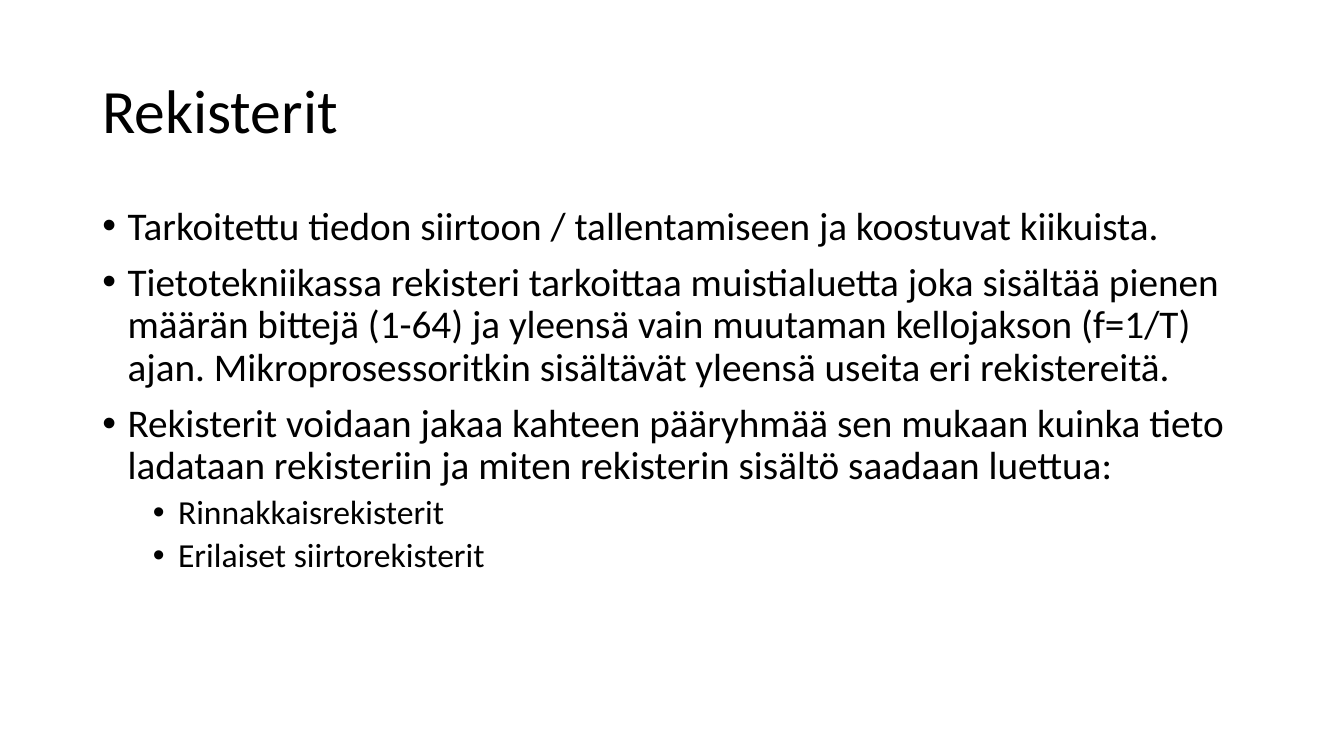
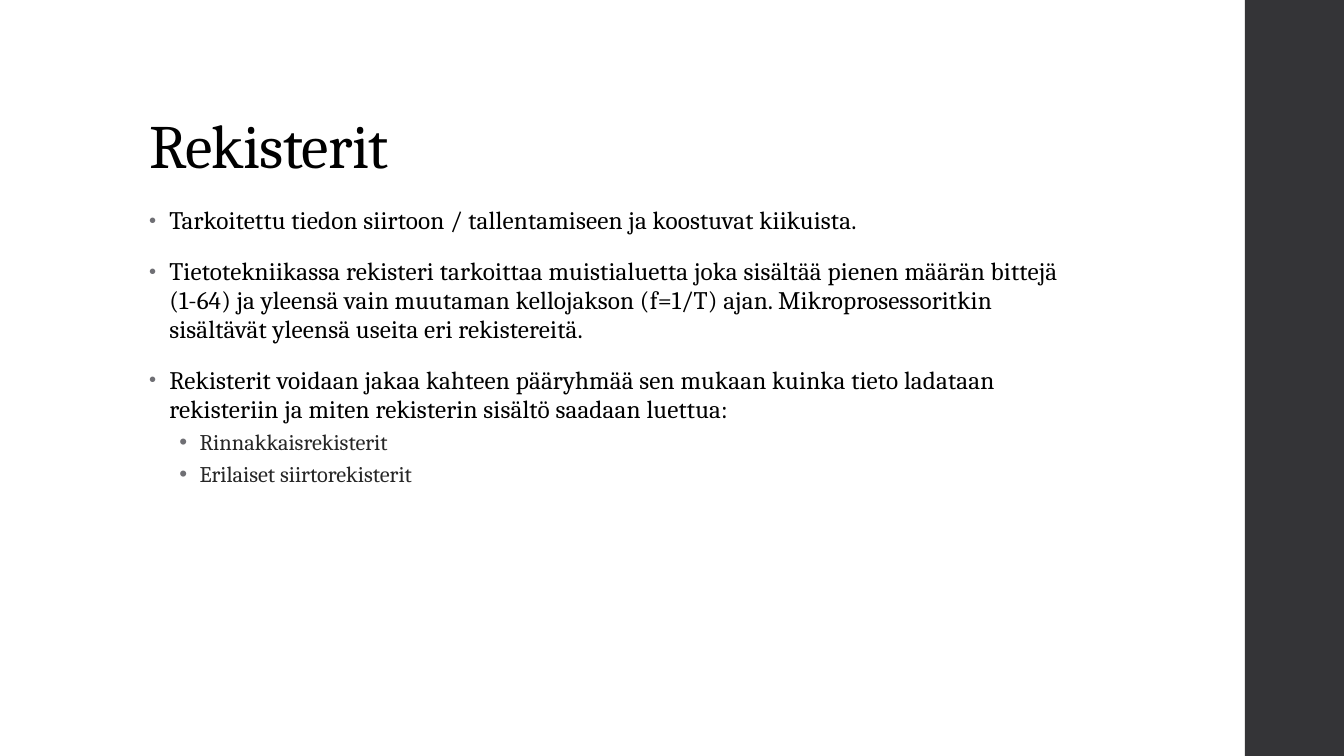
Before and after one commit to ArttuHeinonen/rekisteriLaskurit-digi2013, a slide deck: slide 2 of Rekisterit ja laskurit.pptx. Drawn at 1344x756 pixels with LibreOffice and Linux fonts; fonts in the diff are those of the drawing. Boxes give left, top, right and bottom in pixels: in the first picture for what was removed or moved away, otherwise in the second. Text is boxed around its words. In the diff, an @@ line names an element or a change of style, - is before the commit and + after.

```diff
--- a/Rekisterit ja laskurit.pptx
+++ b/Rekisterit ja laskurit.pptx
@@ rectangle added at (x1=1245, y1=0, x2=1344, y2=756), fill #353537 @@
@@ title "Rekisterit" moved from (x1=102, y1=90, x2=337, y2=134) to (x1=149, y1=125, x2=388, y2=169) @@
@@ title "Rekisterit" at (x1=149, y1=125, x2=388, y2=169): font Calibri to Cambria, letter spacing 0 to -0.5 pt; vertical alignment middle to bottom @@
@@ text "Tarkoitettu tiedon siirtoon / tallentamiseen ..." moved from (x1=128, y1=212, x2=1223, y2=568) to (x1=169, y1=211, x2=1057, y2=483) @@
@@ text "Tarkoitettu tiedon siirtoon / tallentamiseen ..." at (x1=169, y1=211, x2=1057, y2=483): size 28 to 18 pt, letter spacing 0 to 0.1 pt in "Tarkoitettu tiedon siirtoon / tallentamiseen ja koostuvat ...", "Tietotekniikassa rekisteri tarkoittaa muistialuetta joka sis ...", "Rekisterit voidaan jakaa kahteen pääryhmää sen mukaan ..."; font Calibri to Cambria; size 24 to 16 pt, text colour #000000 to #262626 in "Rinnakkaisrekisterit", "Erilaiset siirtorekisterit"; indent changed; line spacing 0.9 to 0.95; more space between paragraphs @@
```
Also in this commit, not shown: 4 other slides changed, 3 slides added, 1 slide removed.
